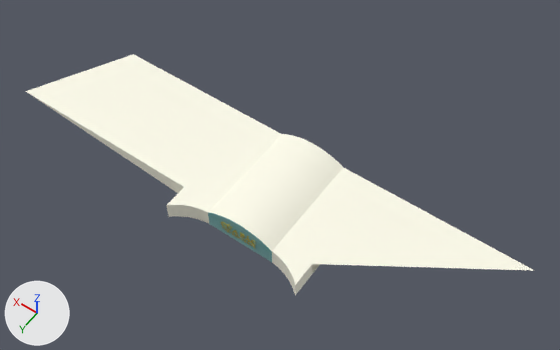
What one commit did to the glTF model lab2/meshObject/PhanVienBacDong-BacTay/vomVienCuaBac.glb.
One viewpoint serves both versions: a camera (50 mm lens) standing at (-14.4, 23.3, 33.8) and looking at (1.0, 1.7, 0.0). Every picture has the same lights, and +X, +Y and +Z are marked at lower left. Where no turn or scale is listed for an object, it has been applied to the vertices. Vertices at the same position are counted once.

The scene before the commit, as lines of its bpy script (objects in view):
```python
ob_c_chợ_bến_thành_1 = bpy.data.objects.new('C-CHỢ BẾN THÀNH#1', me_c_chợ_bến_thành_1)
ob_c_chợ_bến_thành_1.location = (1.15, 6.58, 0.37)
ob_c_component_9__loose_mesh__001 = bpy.data.objects.new('_C-Component#9 (Loose Mesh).001', me_c_component_9_003)
ob_c_component_9__loose_mesh__001.location = (0.01, -67.24, -2.51)
ob_c_component_9__loose_mesh__002 = bpy.data.objects.new('_C-Component#9 (Loose Mesh).002', me_c_component_9_001)
ob_c_component_9__loose_mesh__002.location = (0.03, -67.24, -2.51)
ob_c_component_9__loose_mesh__002.rotation_euler = (-3.142, 0.0, 0.0)  # degrees (-180, 0, 0)
ob_c_component_9__loose_mesh__002.scale = (-1.0, -1.0, -1.0)
ob_c_cửa_bắc = bpy.data.objects.new('C-CỬA BẮC', me_c_cửa_bắc)
ob_c_cửa_bắc.location = (1.21, 6.58, 0.72)
```
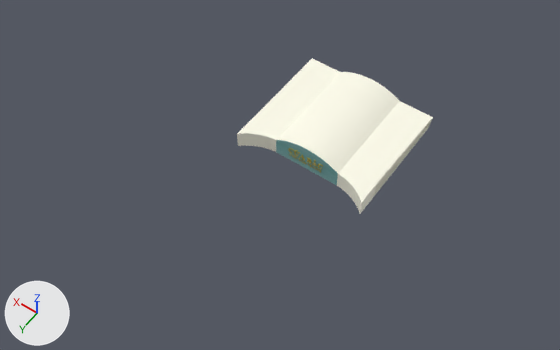
Commit message: fix: sua thap dong ho + cua bac

Pixel boxes [x1, y1, x2, y2] of what changed, in the pictures (560 x 350 px; the box of a moved part takes in the faces that stretch with it):
'_C-Component#9 (Loose Mesh).001', reshaped, moved (53% narrower, 41% shorter)
    before: [26, 54, 312, 242]
    after: [237, 58, 370, 168]
'_C-Component#9 (Loose Mesh).002', reshaped, moved (57% narrower, 11% shorter)
    before: [239, 143, 535, 295]
    after: [306, 79, 433, 214]
'C-CỬA BẮC', moved
    before: [221, 222, 256, 245]
    after: [288, 148, 323, 169]
'C-CHỢ BẾN THÀNH#1', moved
    before: [222, 227, 255, 248]
    after: [289, 153, 321, 172]
part 1 of me_c_component_9_001, moved or reshaped
    before: [279, 167, 535, 271]
    after: [344, 101, 433, 184]
part 2 of me_c_component_9_003, moved or reshaped
    before: [26, 54, 281, 205]
    after: [253, 58, 340, 134]

The edits, one by one:
me_c_component_9_001 has 62 vertices, 118 faces and spans x 0.0..13.11, y 67.27..74.71, z 2.52..4.18.
me_c_component_9_001 is used by ob_c_component_9__loose_mesh__002; location (0.03, -67.24, -2.51); rotation (-3.142, 0.0, 0.0), in degrees (-180, 0, 0); scale (-1.0, -1.0, -1.0).
Part 1, on me_c_component_9_001:
Vertex 1 of me_c_component_9_001 moves from (13.11, 67.27, 3.57) at pixel (534, 270) to (4.22, 67.27, 3.57) at pixel (433, 117).
me_c_component_9_003 has 63 vertices, 120 faces and spans x 0.0..16.1, y 67.3..74.7, z 2.5..4.2.
me_c_component_9_003 is used by ob_c_component_9__loose_mesh__001; location (0.01, -67.24, -2.51).
Part 2, on me_c_component_9_003:
Vertex 1 of me_c_component_9_003 moves from (13.1, 67.3, 3.6) at pixel (133, 54) to (4.1, 67.3, 3.6) at pixel (312, 58).
Vertex 7 of me_c_component_9_003 moves from (16.1, 73.3, 3.6) at pixel (25, 91) to (4.1, 73.3, 3.6) at pixel (252, 118).
Object '_C-Component#9 (Loose Mesh).002' (ob_c_component_9__loose_mesh__002) moves from (0.03, -67.24, -2.51) to (0.03, -73.26, -2.51).
Object '_C-Component#9 (Loose Mesh).001' (ob_c_component_9__loose_mesh__001) moves from (0.01, -67.24, -2.51) to (0.01, -73.26, -2.51).
Object 'C-CỬA BẮC' (ob_c_cửa_bắc) moves from (1.21, 6.58, 0.72) to (1.21, 0.56, 0.72).
Object 'C-CHỢ BẾN THÀNH#1' (ob_c_chợ_bến_thành_1) moves from (1.15, 6.58, 0.37) to (1.15, 0.56, 0.37).
